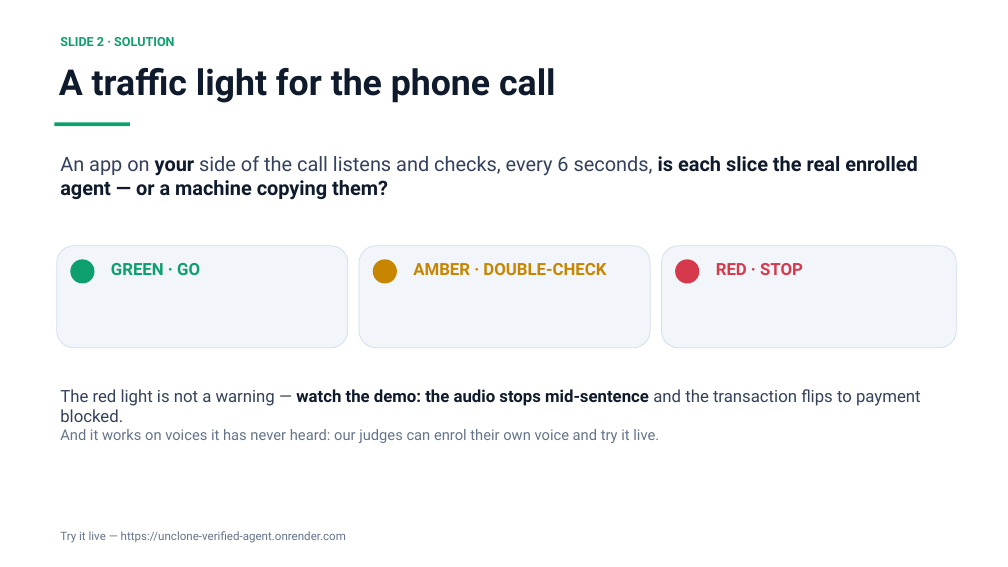
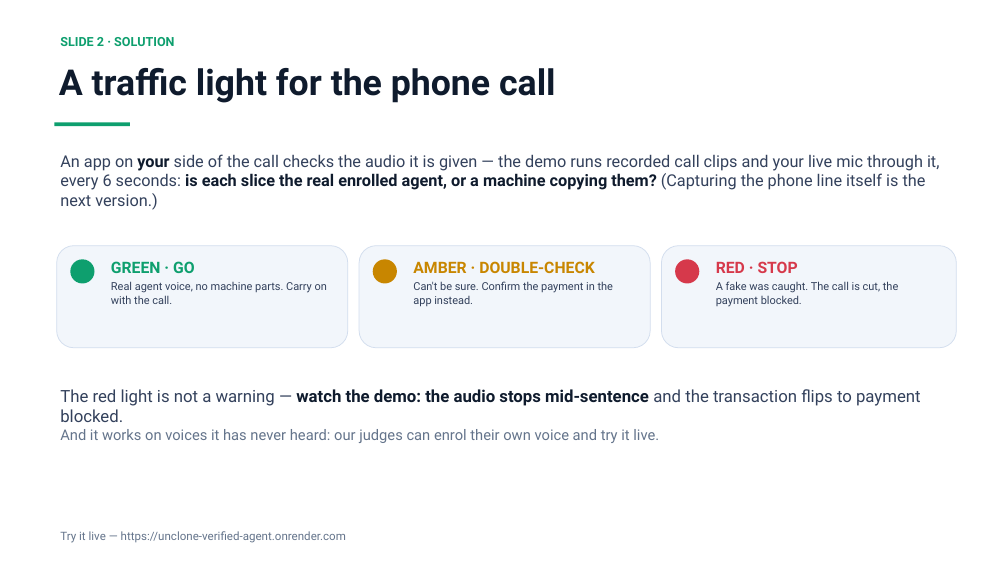
Before and after one commit to Lion4467cat/verified-agent-badge, a slide deck: slide 2 of UNCLONE-day2-deck.pptx. Drawn at 1008x567 pixels with LibreOffice and Linux fonts; fonts in the diff are those of the drawing. Boxes give left, top, right and bottom in pixels: in the first picture for what was removed or moved away, otherwise in the second. Text is boxed around its words. In the diff, an @@ line names an element or a change of style, - is before the commit and + after.

```diff
--- a/UNCLONE-day2-deck.pptx
+++ b/UNCLONE-day2-deck.pptx
@@ text at (60,154,939,210): text changed; size 19 to 15.5 pt; text colour #0F1B2D to #33415C; bold off @@
-An app on your side of the call listens and checks, every 6 seconds, is each slice the real enrolled agent — or a machine copying them?
+An app on your side of the call checks the audio it is given — the demo runs recorded call clips and your live mic through it, every 6 seconds: is each slice the real enrolled agent, or a machine copying them? (Capturing the phone line itself is the next version.)
@@ text at (111,261,195,273): size 16 to 15 pt in "GREEN · GO" @@
@@ text at (413,261,595,273): size 16 to 15 pt in "AMBER · DOUBLE-CHECK" @@
@@ text at (716,261,798,273): size 16 to 15 pt in "RED · STOP" @@
@@ text at (111,281,327,304): paragraph added @@
+Real agent voice, no machine parts. Carry on with the call.
@@ text at (413,281,613,307): paragraph added @@
+Can't be sure. Confirm the payment in the app instead.
@@ text at (716,281,898,307): paragraph added @@
+A fake was caught. The call is cut, the payment blocked.
```
Also in this commit, not shown: 4 other slides changed, 4 other files.
